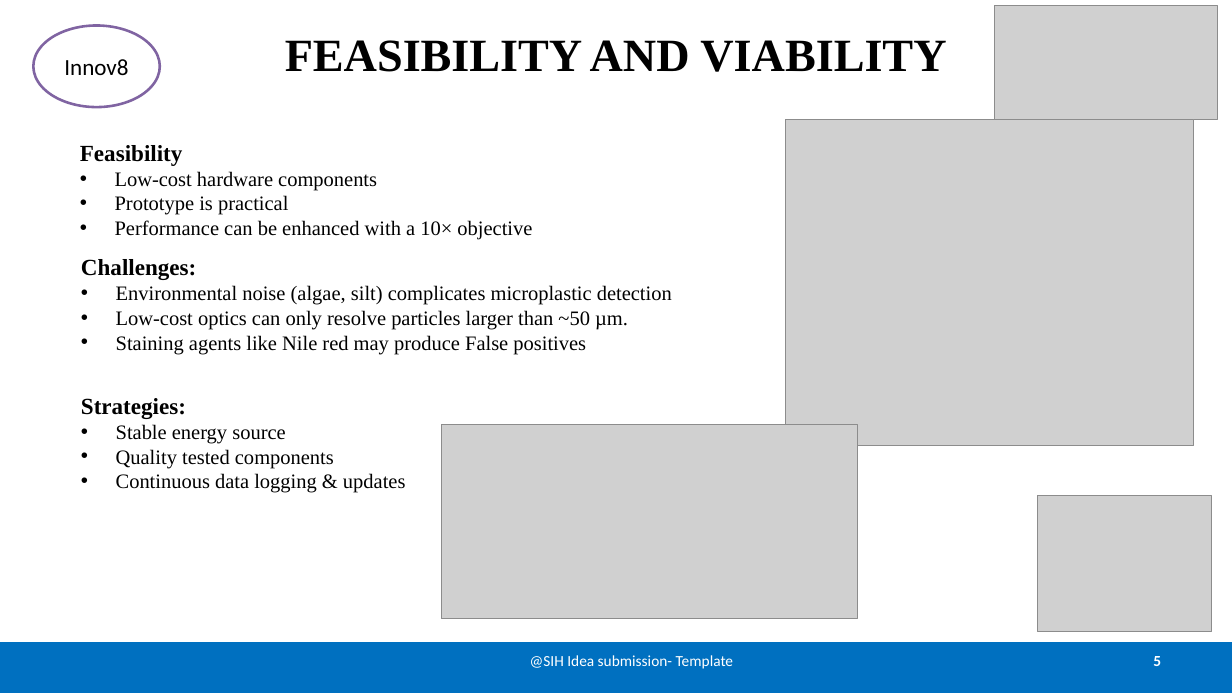
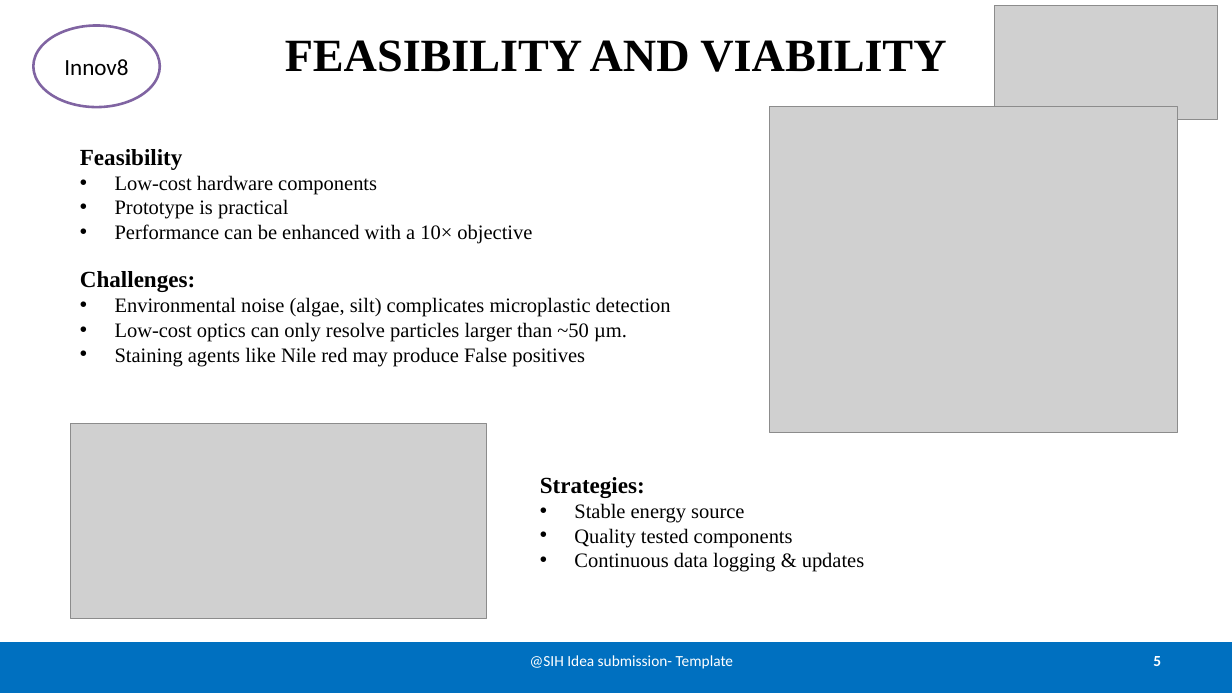
Before and after one commit to sanjaykn8/SIH25, a slide deck: slide 5 of Detector.pptx. Drawn at 1232x693 pixels with LibreOffice and Linux fonts; fonts in the diff are those of the drawing; grey boxes stand for pictures. Boxes give left, top, right and bottom in pixels: in the first picture for what was removed or moved away, otherwise in the second. Text is boxed around its words. In the diff, an @@ line names an element or a change of style, - is before the commit and + after.

Commit message:
ppt

```diff
--- a/Detector.pptx
+++ b/Detector.pptx
@@ picture: place and size @@
-picture at (786, 119, 1194, 445)
+picture at (770, 106, 1178, 433)
@@ text "Feasibility": place and size @@
-text "Feasibility" at (80, 145, 532, 240)
+text "Feasibility" at (80, 149, 532, 244)
@@ text "Challenges:": place and size @@
-text "Challenges:" at (81, 259, 672, 355)
+text "Challenges:" at (80, 271, 671, 367)
@@ picture: place and size @@
-picture at (442, 424, 858, 619)
+picture at (71, 423, 487, 618)
@@ text "Strategies:": place and size @@
-text "Strategies:" at (81, 398, 406, 493)
+text "Strategies:" at (540, 477, 865, 572)
@@ picture removed at (1038, 495, 1212, 632) @@
```
Also in this commit, not shown: 1 other slide changed, 1 other file.
